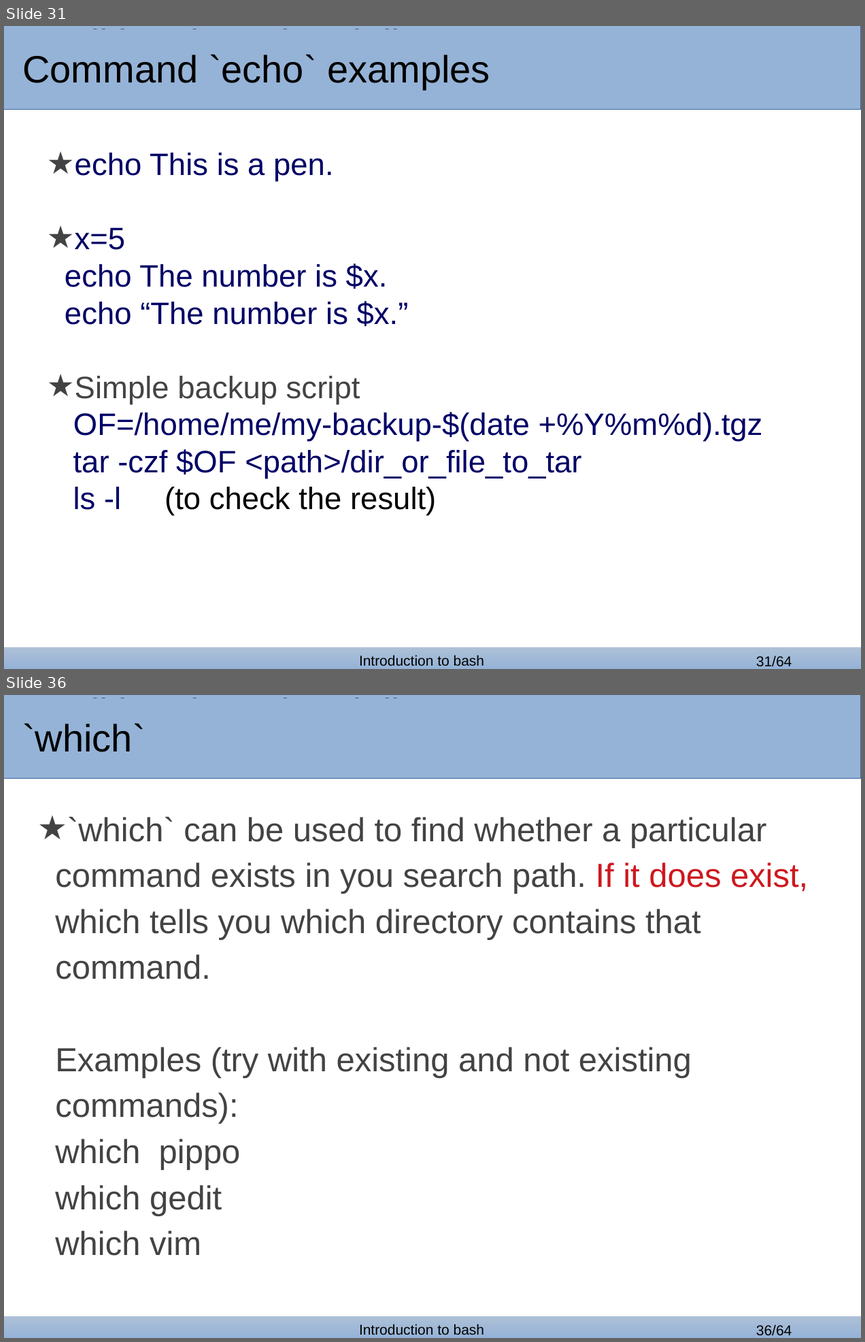
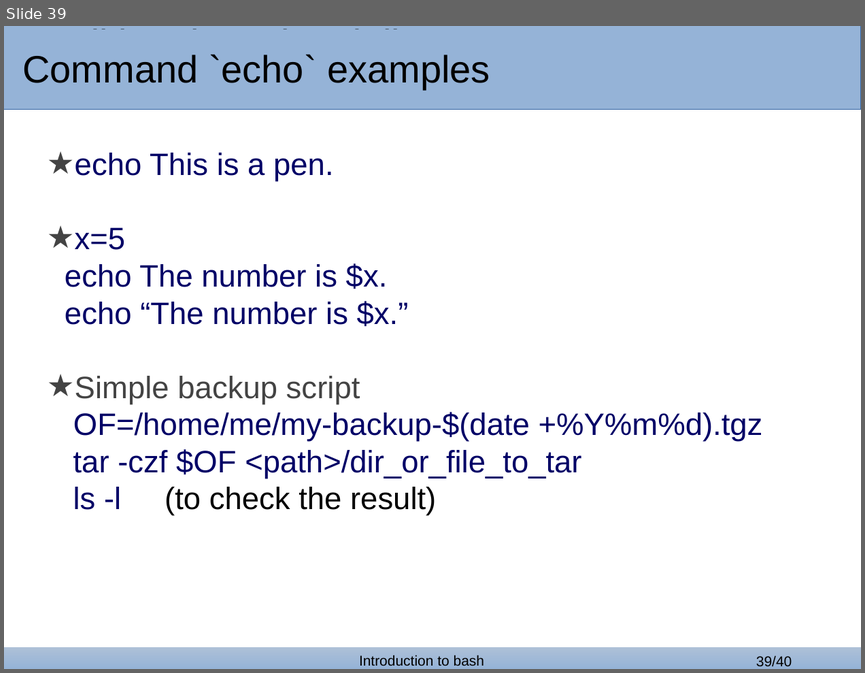
Before and after one commit to bertocco/abilita_info_units_1920, a slide deck: lezioni/bash_lessons/bash_1.odp. Shown one above the other, each under a label of ours: slides 31 and 36 before the commit, slide 39 after it; the slides between them are not shown. The pictures are 865x1342 and 865x673 pixels, drawn with LibreOffice and Linux fonts; fonts in the diff are those of the drawing; background and template pictures are left out. Boxes give left, top, right and bottom in pixels: in the first picture for what was removed or moved away, otherwise in the second. Text is boxed around its words. In the diff, an @@ line names an element or a change of style, - is before the commit and + after.

```diff
--- a/lezioni/bash_lessons/bash_1.odp
+++ b/lezioni/bash_lessons/bash_1.odp
@@ slide 36 removed at (4, 695, 861, 1338), background #FFFFFF; not listed: 4 template elements that a slide beside it also shows @@
@@ rectangle removed at (4, 698, 707, 775) @@
-`which`
@@ title removed at (22, 698, 472, 733) @@
-Traditional service delivery
@@ text removed at (55, 817, 808, 1255) @@
-★ `which` can be used to find whether a particular command exists in you search path. If it does exist, which tells you which directory contains that command.
-Examples (try with existing and not existing commands):
-which pippo
-which gedit
-which vim
@@ what was slide 31 is now slide 39 @@
@@ page number at (756, 656, 791, 667): text changed @@
-31/64
+39/40
```
Also in this commit, not shown: 5 slides changed, 9 slides added, 32 other slides removed, 1 other file.
